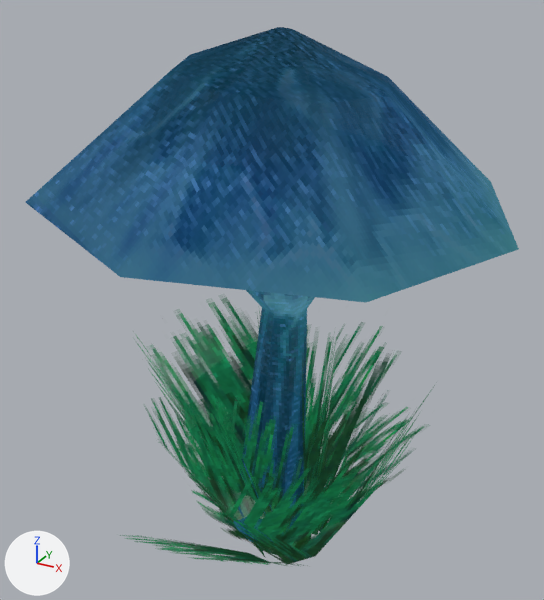
Two versions of the glTF model GamesFleadh/GamesFleadh/ASSETS/3D/StreetFurniture/Animated Mushrooms/BumpyMushroomAnimated.glb, one commit apart.
Before and after are seen from a 50 mm lens placed at (6.95, -12.99, 12.43), pointed at (-0.22, 0.06, 5.91). The axes (+X, +Y, +Z) are drawn at lower left. The lights are the same throughout. Vertices at the same position are counted once.
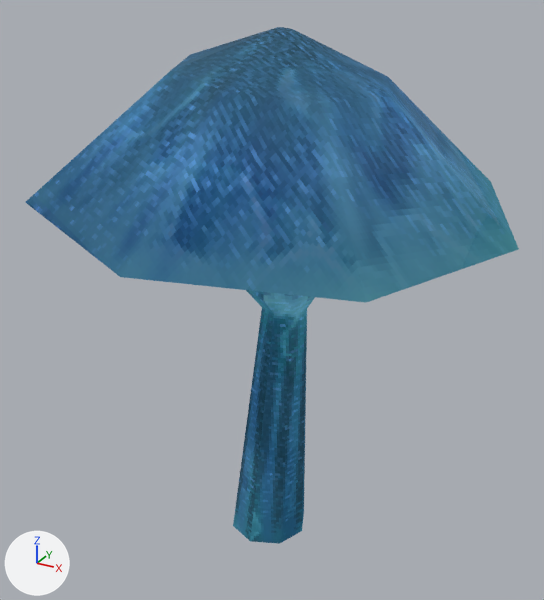
Boxes (x1, y1, x2, y2) around the edits, measured in the pictures (544 x 600 px):
```json
{"object": "Cylinder.001", "change": "deleted", "before": [122, 297, 435, 566], "faces in mat_material_007": [122, 325, 424, 566], "faces in mat_material_001": [135, 297, 265, 557], "faces in mat_material_002": [227, 385, 435, 565], "faces in mat_material_003": [302, 357, 389, 540]}
{"part": 1, "of": "me_cylinder_002", "change": "shading changed", "before": [277, 27, 295, 32], "after": [277, 27, 295, 32]}
```

Edits to the scene script, one JSON object a line:
```json
{"block": "me_cylinder_002", "where": "me_cylinder_002.from_pydata(...)  # 56 vertices, 108 faces; spans x -4.99..4.73, y -4.76..4.98, z 0.04..11.4"}
{"block": "me_cylinder_002", "where": "# used by ob_cylinder_002; location = (0.0, 0.0, 0.0)"}
{"block": "me_cylinder_002", "change": "me_cylinder_002 part 1: all 3 faces centred in x -0.27..-0.16, y 0.45..0.63, z 11.37..11.39 are now shaded flat"}
{"op": "remove", "block": "ob_cylinder_001", "code": ["ob_cylinder_001 = bpy.data.objects.new('Cylinder.001', me_cylinder_001)", "ob_cylinder_001.location = (0.0, 0.0, 0.0)"]}
```
